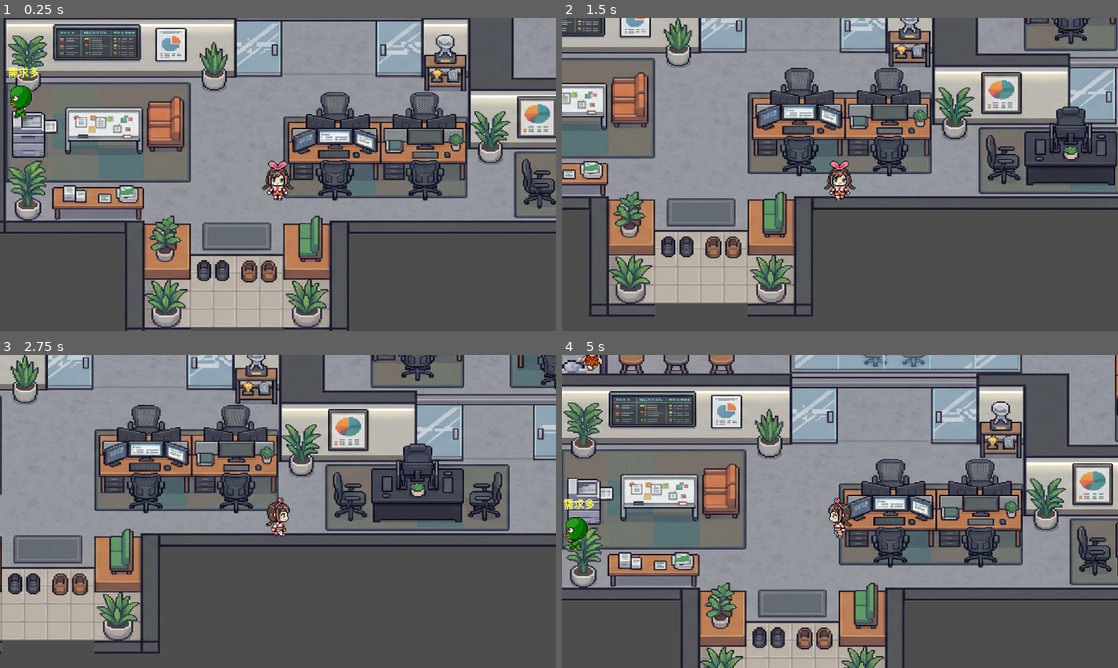
Above: before the commit, frames 1-4 (two rows, left to right).
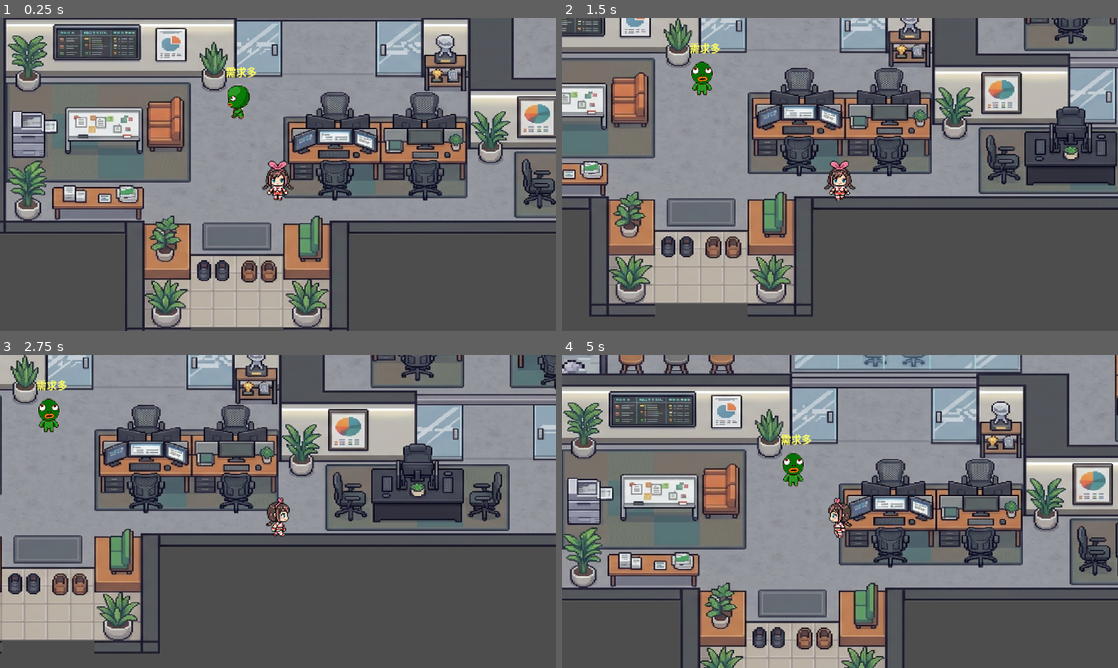
Above: after the commit, the same moments.

Repository: ACat210/AI-Office
Game: Godot game, scene res://scenes/main.tscn
Same seed, same stepped clock (60 frames per second), same inputs: the game is played once before the commit and once after it.
Inputs:
- Up to frame 1 (0.25 s): no input
- Up to frame 2 (1.5 s): tap Enter (ui_accept) at 0.5, 0.77 s; hold Right (ui_right) 0.53-1.28 s; tap Keypad Enter at 0.6 s; hold Down (ui_down) from 1.28 s (still down); tap E at 1.35 s
- Up to frame 3 (2.75 s): tap Enter (ui_accept) at 1.52 s; release Down (ui_down) at 2.03 s; hold Right (ui_right) from 2.03 s (still down); tap Space at 2.1 s
- Up to frame 4 (5 s): release Right (ui_right) at 2.78 s; hold Up (ui_up) 2.78-3.53 s; tap Keypad Enter at 2.85 s; tap Enter (ui_accept) at 3.02, 3.5, 3.77, 4.52 s; hold Left (ui_left) from 3.53 s (still down); tap E at 3.6 s; tap Space at 4.35 s

The runs differ from the first frame. In frame 1, 0.9% of the frame differs, in the area x 1-47%, y 15-33%; in frame 2, 0.4%; in frame 3, 0.4%; in frame 4, 1.0%, in the area x 0-45%, y 0-63%.

Commit message:
Docs, UI asset, memory/consolidation, dev-tool verifications
Updates README with UI screenshot, expanded tech-stack, Godot frontend instructions and improved examples. Add ai-office/interface.jpg and import. Tweak Godot scene (NPC positions, wander ranges). backend/agent_workflow/nodes.py: add _truncate_args helper, enhanced logging, shorter stored outputs, truncate tool args in logs, and verify write_file results (syntax/basic checks for .py/.html/.js) appending verification to final response. backend/agents.py: auto-set memory importance, add importance scoring, periodic consolidation and consolidate(llm) implementation to summarize or prune old memories; preserve memory type metadata. backend/logger.py: suppress noisy http-related logs. backend/test_chat.py: improve CLI output formatting and example. These changes improve UX, observability, memory management and safety of MCP tool calls.

Diff:
--- a/ai-office/scenes/main.tscn
+++ b/ai-office/scenes/main.tscn
@@ -531,10 +531,11 @@
 [node name="NPCs" type="Node2D" parent="."]
 
 [node name="NPC_UI" parent="NPCs" instance=ExtResource("3_jyhfs")]
-position = Vector2(56.574997, 148.00049)
+position = Vector2(200, 148)
 velocity = Vector2(-48.909435, -10.38591)
 npc_name = "设计多"
 sprite_frames = SubResource("SpriteFrames_85g3d")
+wander_range = 50.0
 
 [node name="AnimatedSprite2D" parent="NPCs/NPC_UI" index="1"]
 sprite_frames = SubResource("SpriteFrames_r4e17")
@@ -545,17 +546,19 @@
 offset_right = 18.0
 
 [node name="NPC_Dev" parent="NPCs" instance=ExtResource("3_jyhfs")]
-position = Vector2(823.07477, 145.17638)
+position = Vector2(850, 145.176)
 velocity = Vector2(0, 0.015997104)
 npc_name = "技术多"
 sprite_frames = SubResource("SpriteFrames_ya4ey")
 move_speed = 20.0
+wander_range = 20.0
 
 [node name="NPC_PM" parent="NPCs" instance=ExtResource("3_jyhfs")]
 z_index = 1
-position = Vector2(57, 363)
+position = Vector2(400, 363)
 velocity = Vector2(-13.943871, 0)
 npc_name = "需求多"
+wander_range = 20.0
 
 [node name="AnimatedSprite2D" parent="NPCs/NPC_PM" index="1"]
 sprite_frames = SubResource("SpriteFrames_choun")
Binary file added: ai-office/interface.jpg
Not shown, added: ai-office/interface.jpg.import
Not shown, changed: README.md
Not shown, changed: backend/agent_workflow/nodes.py
Not shown, changed: backend/agents.py
Not shown, changed: backend/logger.py
Not shown, changed: backend/test_chat.py
